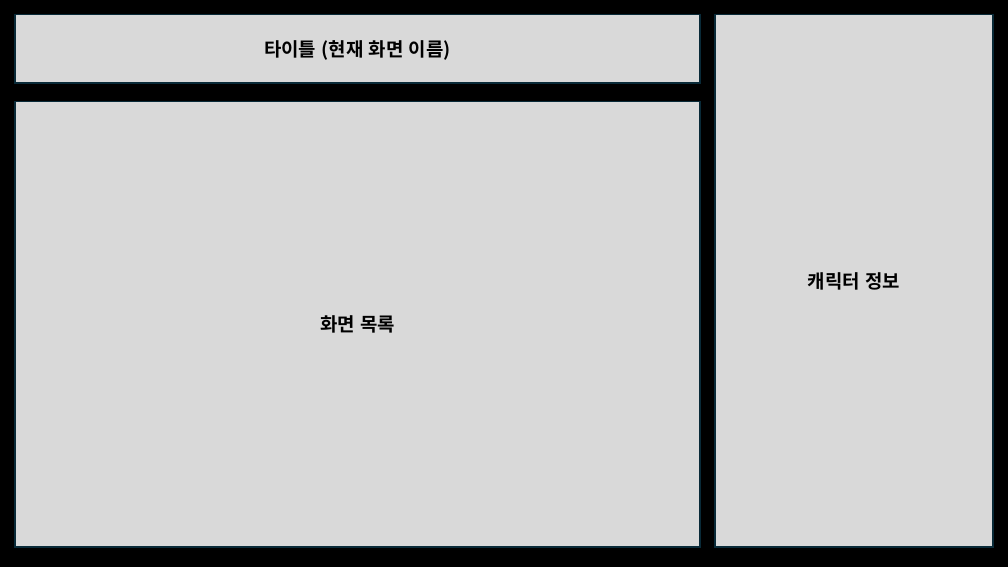
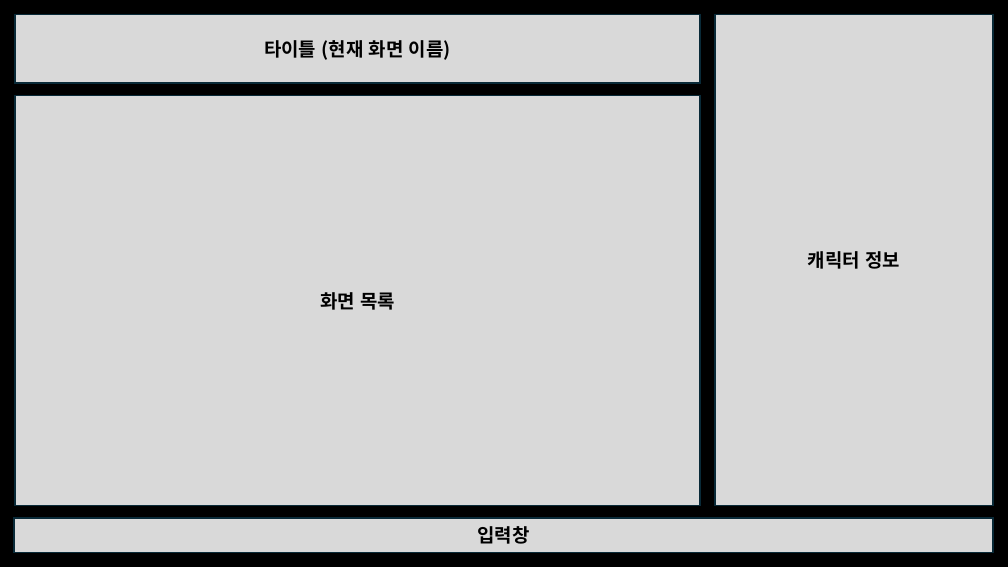
Before and after one commit to lsu0503/TextRPG_TeamProject2nd, a slide deck: slide 4 of Documents/TextRPG_와이어프레임.pptx. Drawn at 1008x567 pixels with LibreOffice and Linux fonts; fonts in the diff are those of the drawing. Boxes give left, top, right and bottom in pixels: in the first picture for what was removed or moved away, otherwise in the second. Text is boxed around its words. In the diff, an @@ line names an element or a change of style, - is before the commit and + after.

```diff
--- a/Documents/TextRPG_와이어프레임.pptx
+++ b/Documents/TextRPG_와이어프레임.pptx
@@ rectangle "캐릭터 정보": place and size @@
-rectangle "캐릭터 정보" at box(715, 14, 994, 547)
+rectangle "캐릭터 정보" at box(715, 14, 994, 506)
@@ rectangle "화면 목록": place and size @@
-rectangle "화면 목록" at box(15, 101, 700, 547)
+rectangle "화면 목록" at box(15, 95, 700, 505)
@@ rectangle added at box(14, 518, 993, 553), fill #D9D9D9, outline #092A39 1.5 pt, 18 pt, text #000000, bold @@
+입력창
```
Also in this commit, not shown: 4 other slides changed, 5 slides removed.
